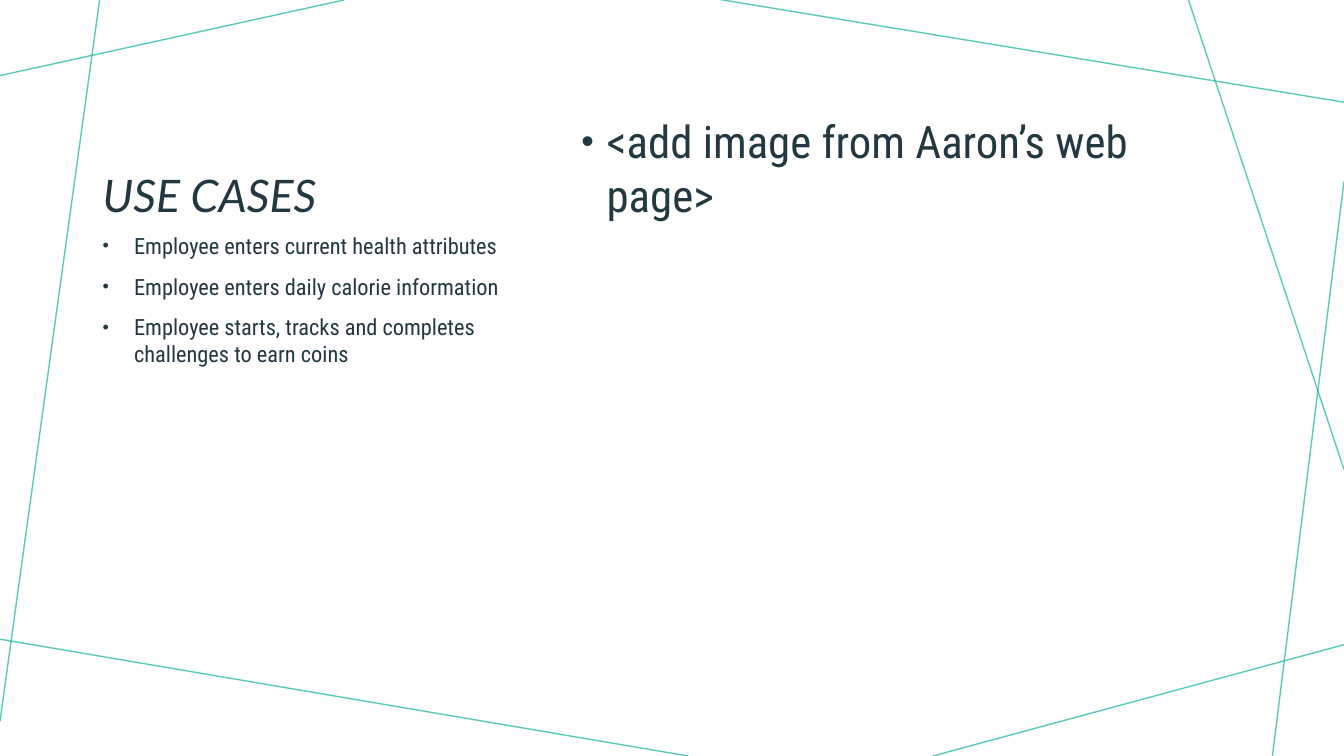
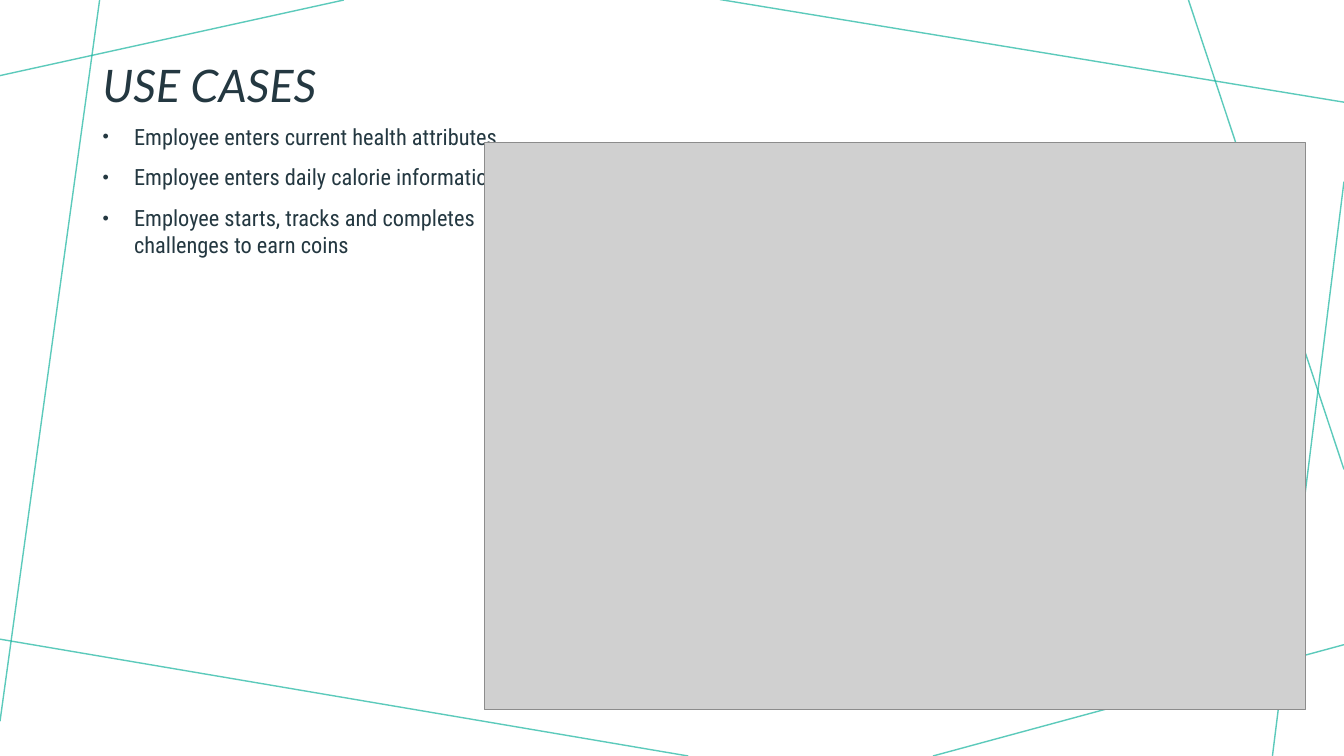
Before and after one commit to johnmyronmillar/LivingHealthyDapp, a slide deck: slide 8 of Living Healthy.pptx. Drawn at 1344x756 pixels with LibreOffice and Linux fonts; fonts in the diff are those of the drawing; grey boxes stand for pictures. Boxes give left, top, right and bottom in pixels: in the first picture for what was removed or moved away, otherwise in the second. Text is boxed around its words. In the diff, an @@ line names an element or a change of style, - is before the commit and + after.

```diff
--- a/Living Healthy.pptx
+++ b/Living Healthy.pptx
@@ title "USE CASES": place and size @@
-title "USE CASES" at (103,179,317,213)
+title "USE CASES" at (103,69,317,103)
@@ text "Employee enters current health attributes": place and size @@
-text "Employee enters current health attributes" at (134,237,498,367)
+text "Employee enters current health attributes" at (134,128,498,258)
@@ picture added at (484,142,1306,710) @@
@@ text removed at (607,124,1127,222) @@
-• <add image from Aaron’s web page>
```
Also in this commit, not shown: 2 other slides changed, 1 slide added, 1 slide removed.
